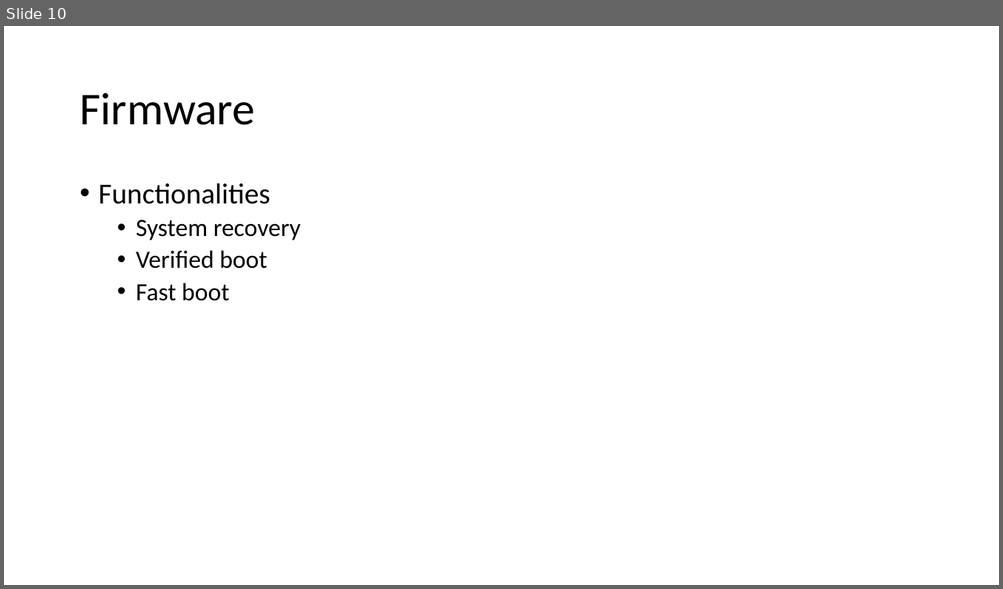
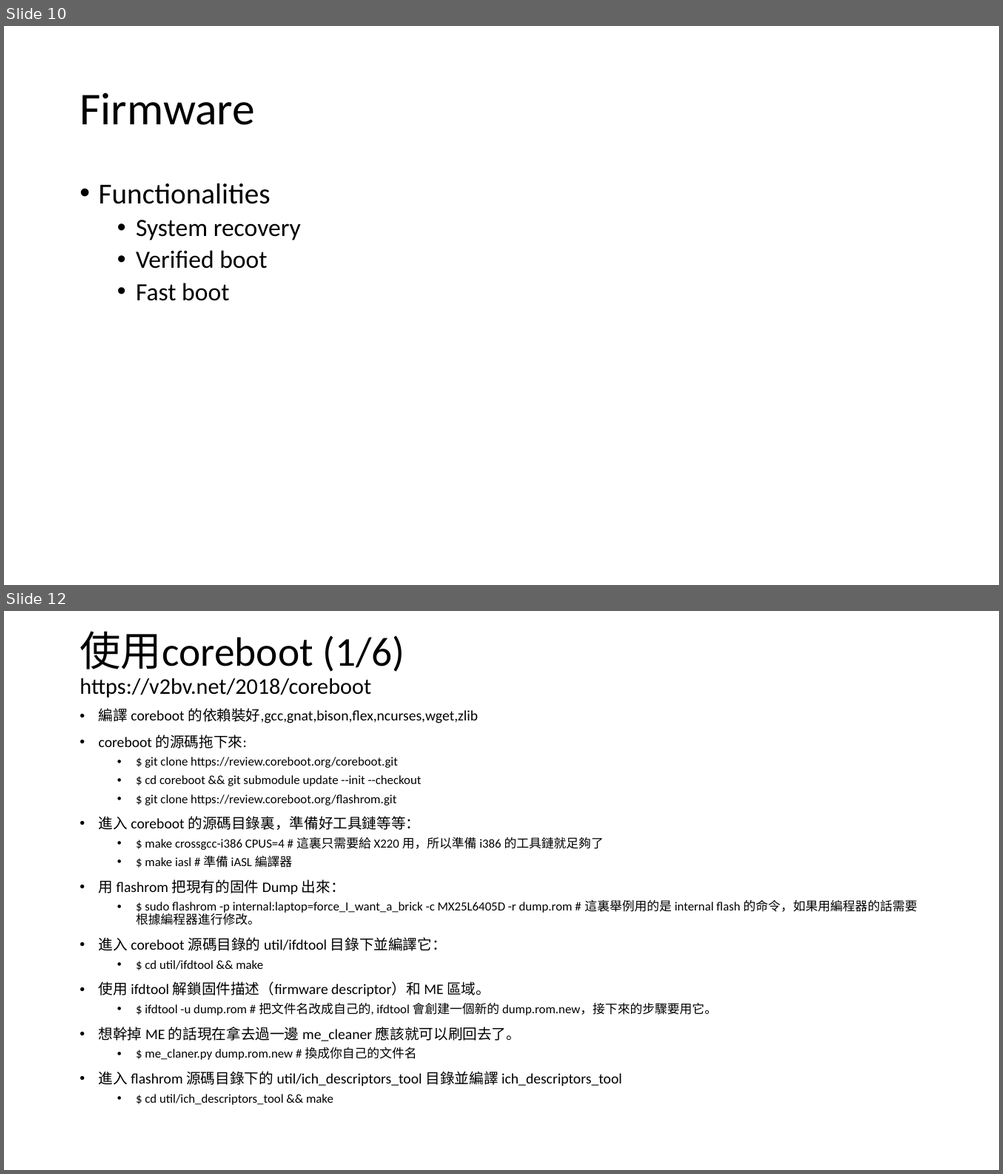
Before and after one commit to alanz2015/Study-Notes, a slide deck: UnderstandOfChromiumOS.pptx. Shown one above the other, each under a label of ours: slide 10 before the commit, slides 10 and 12 after it; the slides between them are not shown. The pictures are 1003x589 and 1003x1174 pixels, drawn with LibreOffice and Linux fonts; fonts in the diff are those of the drawing. Boxes give left, top, right and bottom in pixels: in the first picture for what was removed or moved away, otherwise in the second. Text is boxed around its words. In the diff, an @@ line names an element or a change of style, - is before the commit and + after.

Commit message:
Add how to use coreboot chapter.

```diff
--- a/UnderstandOfChromiumOS.pptx
+++ b/UnderstandOfChromiumOS.pptx
@@ slide 12 added at <box>4,611,999,1170</box>, background #FFFFFF @@
@@ title added at <box>79,631,404,698</box>, 21.6 pt, text #000000 @@
+使用coreboot (1/6)
+https://v2bv.net/2018/coreboot
@@ text added at <box>99,708,917,1105</box>, 12 pt, text #000000 @@
+• 編譯 coreboot 的依賴裝好,gcc,gnat,bison,flex,ncurses,wget,zlib
+• coreboot 的源碼拖下來:
+  • $ git clone https://review.coreboot.org/coreboot.git
+  • $ cd coreboot && git submodule update --init --checkout
+  • $ git clone https://review.coreboot.org/flashrom.git
+• 進入 coreboot 的源碼目錄裏，準備好工具鏈等等：
+  • $ make crossgcc-i386 CPUS=4 # 這裏只需要給 X220 用，所以準備 i386 的工具鏈就足夠了
+  • $ make iasl # 準備 iASL 編譯器
+• 用 flashrom 把現有的固件 Dump 出來：
+  • $ sudo flashrom -p internal:laptop=force_I_want_a_brick -c MX25L6405D -r dump.rom # 這裏舉例用的是 internal flash 的命令，如果用編程器的話需要根據編程器進行修改。
+• 進入 coreboot 源碼目錄的 util/ifdtool 目錄下並編譯它：
+  • $ cd util/ifdtool && make
+• 使用 ifdtool 解鎖固件描述（firmware descriptor）和 ME 區域。
+  • $ ifdtool -u dump.rom # 把文件名改成自己的, ifdtool 會創建一個新的 dump.rom.new，接下來的步驟要用它。
+• 想幹掉 ME 的話現在拿去過一邊 me_cleaner 應該就可以刷回去了。
+  • $ me_claner.py dump.rom.new # 換成你自己的文件名
+• 進入 flashrom 源碼目錄下的 util/ich_descriptors_tool 目錄並編譯 ich_descriptors_tool
+  • $ cd util/ich_descriptors_tool && make
```
Also in this commit, not shown: 6 other slides added.
